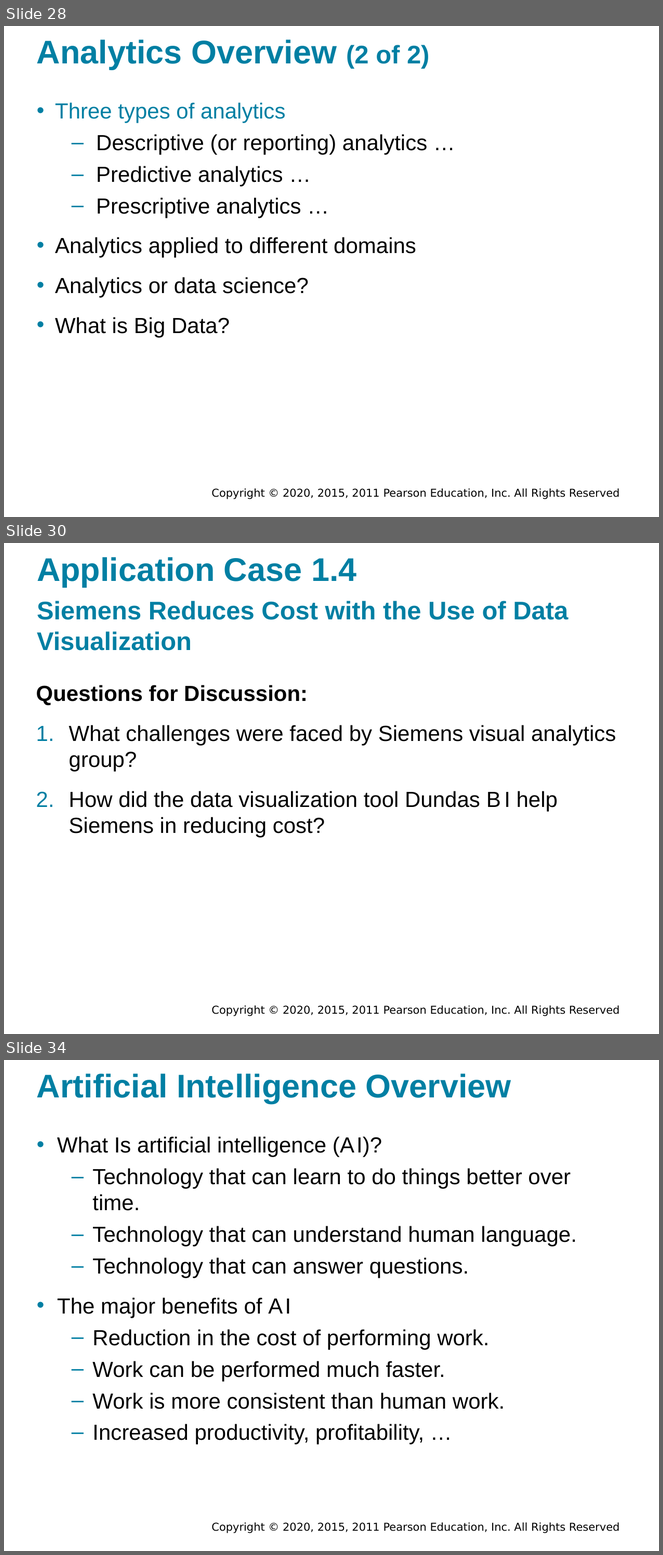
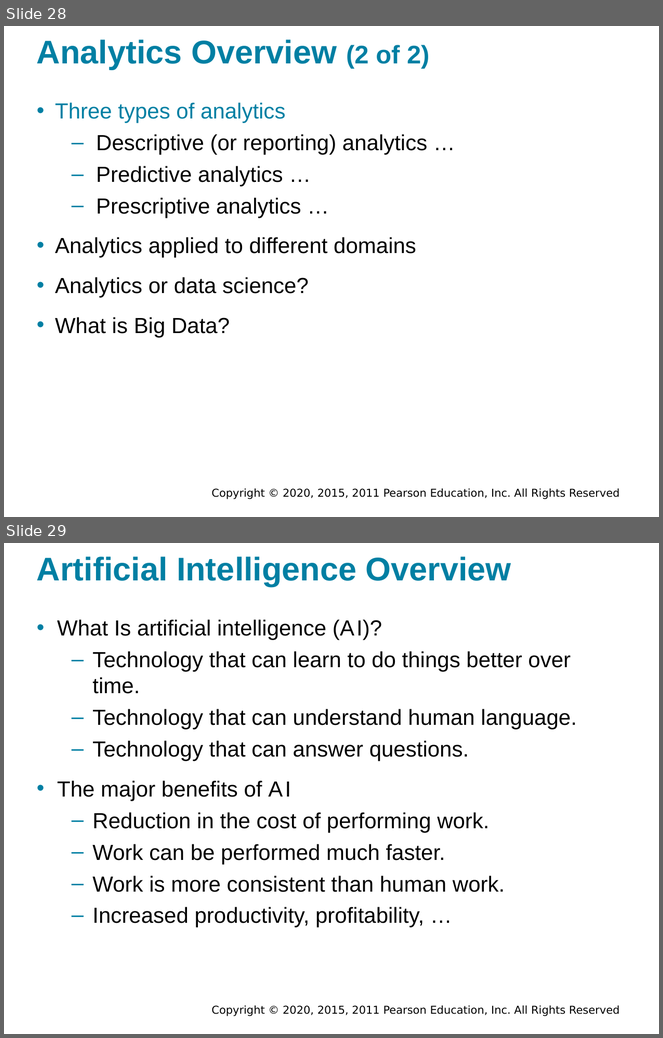
Before and after one commit to walkman617/DS2021, a slide deck: Slides/Sharda_11e_full_accessible_ppt_01.pptx. Shown one above the other, each under a label of ours: slides 28, 30 and 34 before the commit, slides 28 and 29 after it; the slides between them are not shown. The pictures are 663x1555 and 663x1038 pixels, drawn with LibreOffice and Linux fonts; fonts in the diff are those of the drawing; background and template pictures are left out. Boxes give left, top, right and bottom in pixels: in the first picture for what was removed or moved away, otherwise in the second. Text is boxed around its words. In the diff, an @@ line names an element or a change of style, - is before the commit and + after.

```diff
--- a/Slides/Sharda_11e_full_accessible_ppt_01.pptx
+++ b/Slides/Sharda_11e_full_accessible_ppt_01.pptx
@@ slide 30 removed at (4,543,659,1034), background #FFFFFF; not listed: 1 template element that a slide beside it also shows @@
@@ title removed at (37,557,357,587) @@
-Application Case 1.4
@@ text removed at (37,601,568,651) @@
-Siemens Reduces Cost with the Use of Data Visualization
@@ text removed at (36,685,616,838) @@
-Questions for Discussion:
-1. What challenges were faced by Siemens visual analytics group?
-2. How did the data visualization tool Dundas B I help Siemens in reducing cost?
@@ what was slide 34 is now slide 29 @@
```
Also in this commit, not shown: 5 other slides removed.
